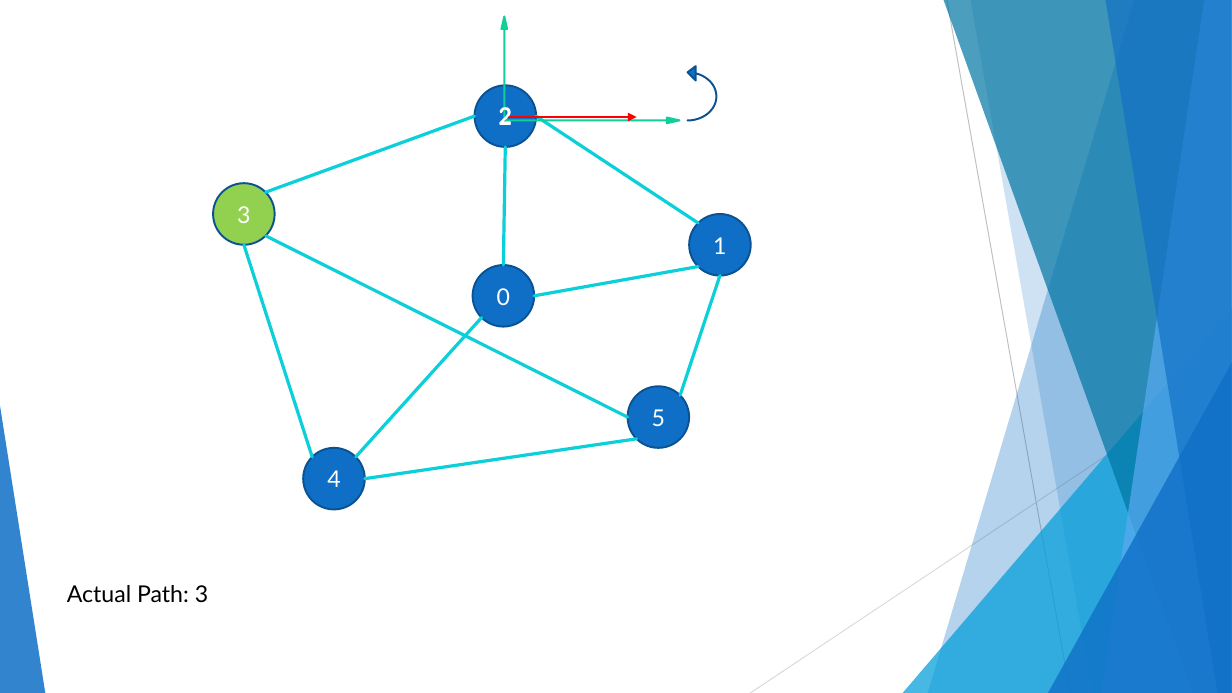
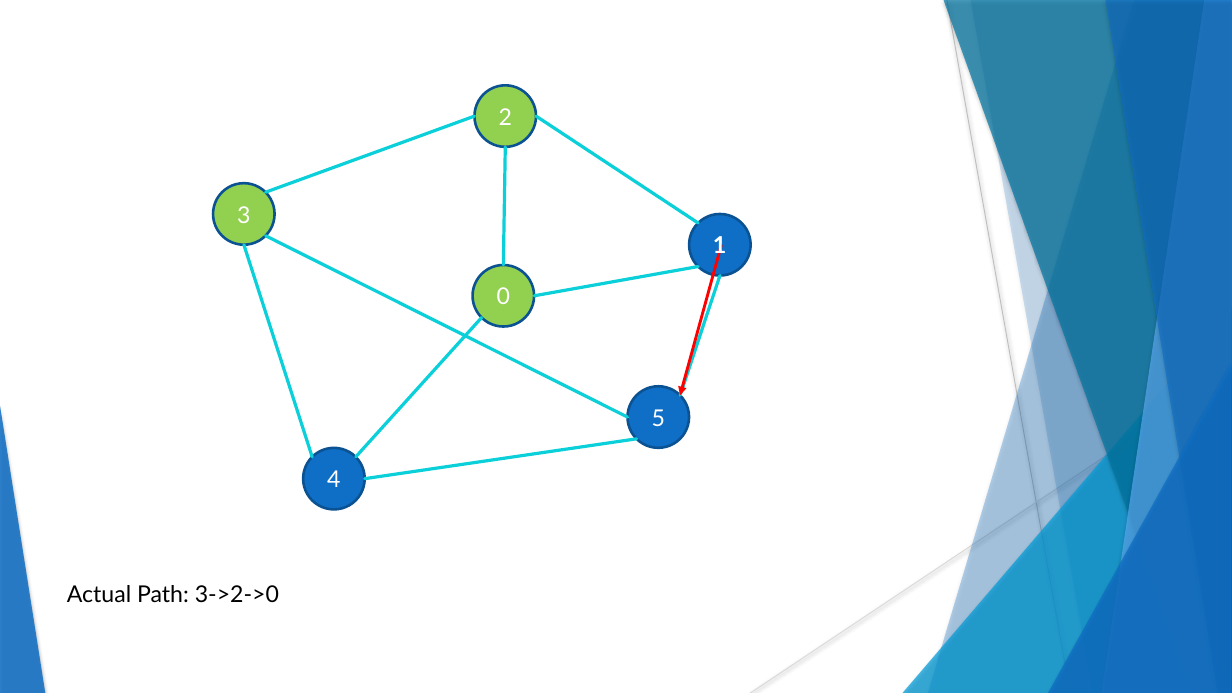
Before and after one commit to Spleentery/DA_TSP_Project-2, a slide deck: slide 21 of docs/Project 2.pptx (slide 11 before the commit). Drawn at 1232x693 pixels with LibreOffice and Linux fonts; fonts in the diff are those of the drawing. Boxes give left, top, right and bottom in pixels: in the first picture for what was removed or moved away, otherwise in the second. Text is boxed around its words. In the diff, an @@ line names an element or a change of style, - is before the commit and + after.

```diff
--- a/docs/Project 2.pptx
+++ b/docs/Project 2.pptx
@@ left up arrow removed at box(502, 17, 680, 124) @@
@@ freeform shape at box(970, 0, 1232, 693): shadow on; outline redrawn @@
@@ ellipse "2" at box(475, 85, 537, 147): fill #0F6FC6 to #92D050; outline #0B5292 1.5 pt to #0B5292 2 pt @@
@@ curved up arrow removed at box(688, 65, 717, 121) @@
@@ text removed at box(499, 105, 512, 125) @@
-2
@@ arrow removed from (508, 117) to (637, 117) @@
@@ ellipse "1" at box(689, 214, 751, 276): outline #0B5292 1.5 pt to #0B5292 2 pt @@
@@ text added at box(713, 236, 726, 259), 18 pt, text #FFFFFF, bold @@
+1
@@ ellipse "0" at box(472, 265, 534, 327): fill #0F6FC6 to #92D050; outline #0B5292 1.5 pt to #0B5292 2 pt @@
@@ freeform shape added at box(680, 246, 722, 396), outline #FF0000 2.25 pt @@
@@ ellipse "5" at box(628, 386, 689, 448): outline #0B5292 1.5 pt to #0B5292 2 pt @@
@@ shadow on in 7 elements at box(928, 0, 1232, 693), box(903, 308, 1232, 693), box(944, 0, 1232, 693), box(1102, 0, 1232, 693), box(1105, 0, 1232, 693), box(1048, 363, 1232, 693), box(0, 406, 45, 693) @@
@@ text at box(67, 585, 279, 603): text changed @@
-Actual Path: 3
+Actual Path: 3->2->0
```
Also in this commit, not shown: 22 other slides changed, 6 slides added, 1 slide removed, 3 other files.
